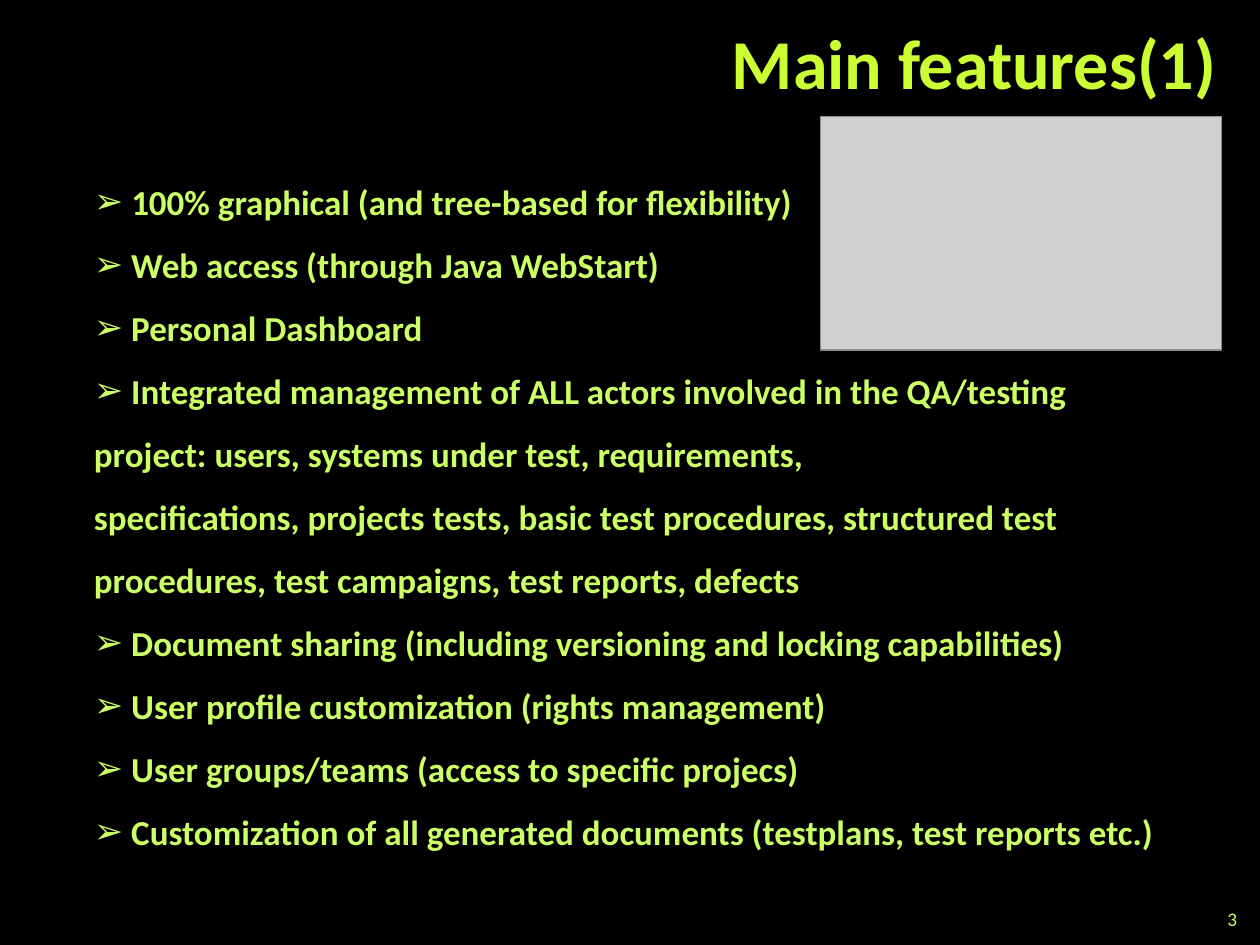
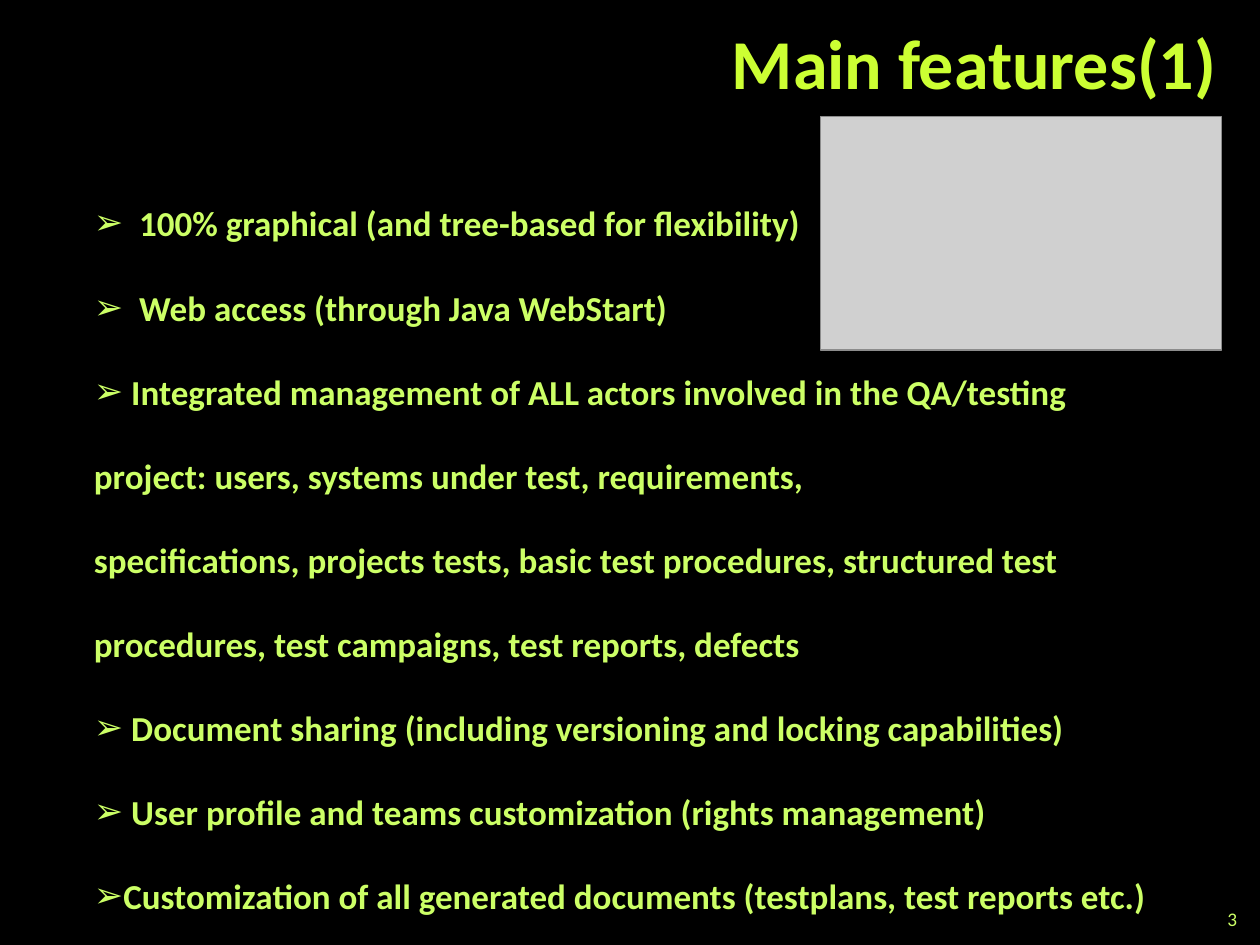
Before and after one commit to eandmir/TeamStarofSierraLeone, a slide deck: slide 3 of XStudio Test management tool.pptx. Drawn at 1260x945 pixels with LibreOffice and Linux fonts; fonts in the diff are those of the drawing; grey boxes stand for pictures; background and template pictures are left out. Boxes give left, top, right and bottom in pixels: in the first picture for what was removed or moved away, otherwise in the second. Text is boxed around its words. In the diff, an @@ line names an element or a change of style, - is before the commit and + after.

```diff
--- a/XStudio Test management tool.pptx
+++ b/XStudio Test management tool.pptx
@@ text at bbox=[94, 210, 1145, 915]: line spacing 1.5 to 2 @@
@@ text at bbox=[131, 316, 422, 342]: paragraph removed @@
-➢ Personal Dashboard
@@ text at bbox=[131, 799, 986, 831]: text changed @@
-➢ User profile customization (rights management)
-➢ User groups/teams (access to specific projecs)
+➢ User profile and teams customization (rights management)
```
Also in this commit, not shown: 3 other slides changed.
